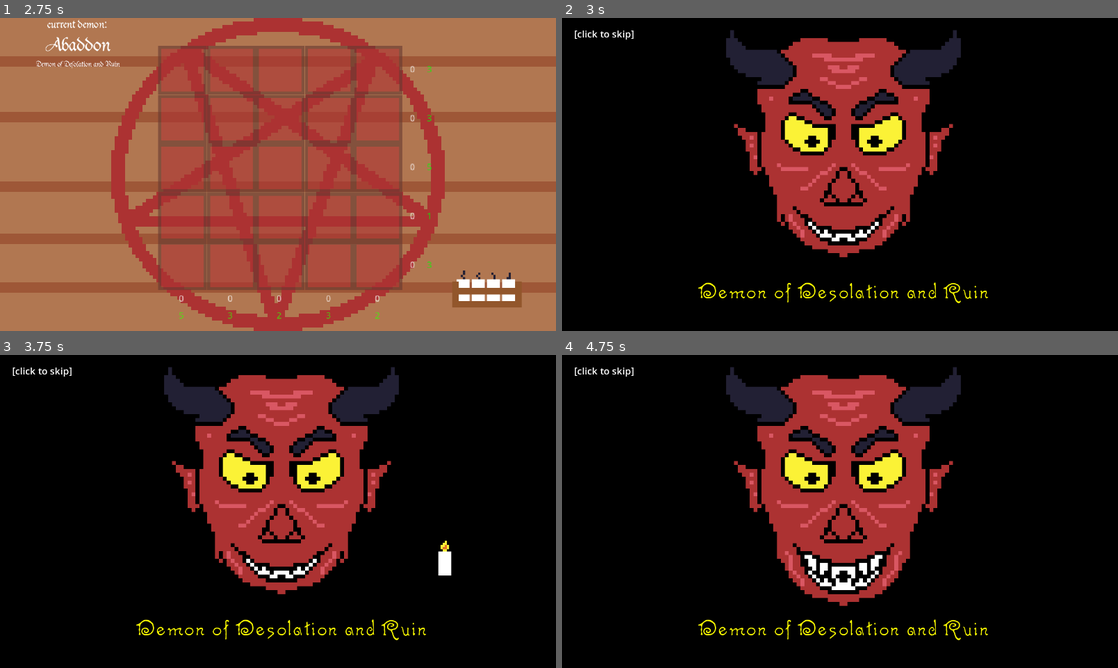
Above: before the commit, frames 1-4 (two rows, left to right).
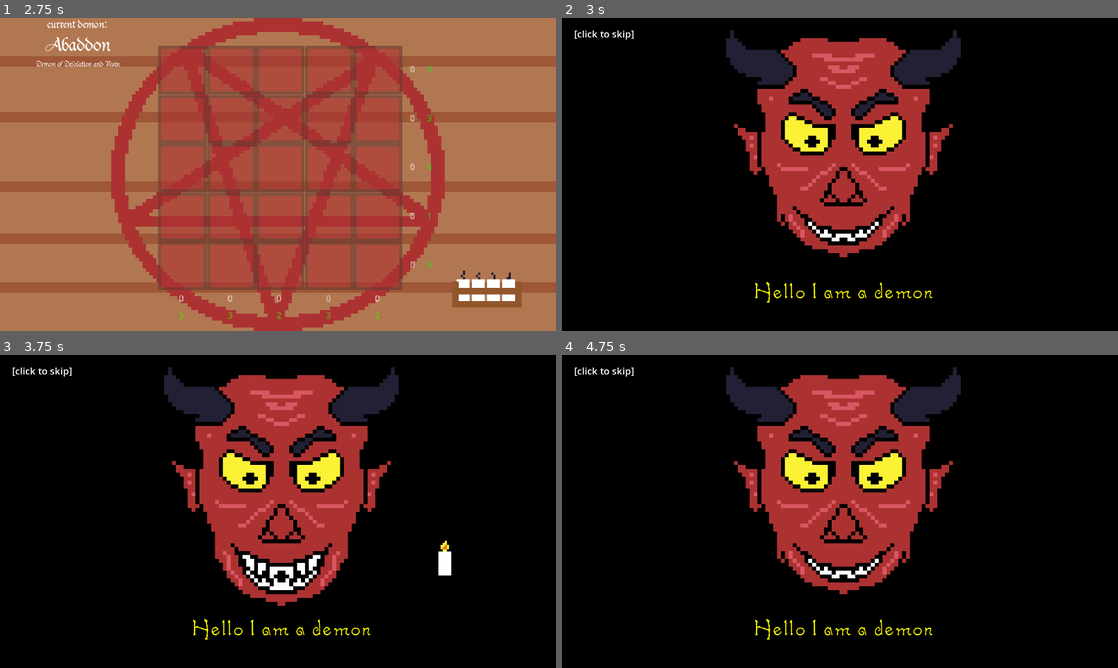
Above: after the commit, the same moments.

Repository: adrientremblay/ld55
Game: Godot game, scene res://scenes/title_screen.tscn
The game is run twice, just before and just after one commit, with the same random seed, the same clock (stepped at 60 frames per second) and the same inputs.
Inputs (mouse positions are in pixels of both pictures, inside the frame that each line leads up to):
- Up to frame 1 (2.75 s): tap Enter at 0.5, 1.25, 2 s; move the mouse to (400, 158) at 0.52 s; press the mouse at (400, 158) at 0.53 s; move the mouse to (166, 190) at 1.27 s; release the mouse at (166, 190) at 1.28 s; click (166, 190) at 1.35 s; move the mouse to (333, 105) at 2.02 s; press the mouse at (333, 105) at 2.03 s
- Up to frame 2 (3 s): tap Space (skip_level) at 2.75 s; move the mouse to (1051, 290) at 2.77 s; release the mouse at (1051, 290) at 2.78 s; click (1051, 290) at 2.85 s
- Up to frame 3 (3.75 s): tap Enter at 3.5 s; move the mouse to (444, 558) at 3.52 s; press the mouse at (444, 558) at 3.53 s
- Up to frame 4 (4.75 s): tap Space (skip_level) at 4.15 s; tap Enter at 4.25 s; move the mouse to (1006, 558) at 4.27 s; release the mouse at (1006, 558) at 4.28 s; click (1006, 558) at 4.35 s

Frame 1 is identical in both runs. In frame 2, 0.8% of the frame differs, in the area x 24-77%, y 84-92%; in frame 3, 2.8%, in the area x 24-77%, y 62-92%; in frame 4, 2.8%.

Commit message:
Give demons lines

Diff:
--- a/scenes/demon_scene.gd
+++ b/scenes/demon_scene.gd
@@ -1,5 +1,6 @@
 extends Control
 
+var demon: Demon
 
 # Called when the node enters the scene tree for the first time.
 func _ready() -> void:
@@ -7,4 +8,10 @@
 
 # Called every frame. 'delta' is the elapsed time since the previous frame.
 func _process(delta: float) -> void:
-	pass
+	if visible == false:
+		return
+
+func summon(demon: Demon):
+	self.demon = demon
+	self.visible = true
+	$SpeechBubble.text = demon.lines[0]
--- a/scenes/demon_scene.tscn
+++ b/scenes/demon_scene.tscn
@@ -55,7 +55,7 @@
 position = Vector2(648, 298)
 scale = Vector2(9, 9)
 sprite_frames = SubResource("SpriteFrames_2gw6p")
-frame_progress = 0.74984
+frame_progress = 0.437312
 
 [node name="SkipText" type="Label" parent="."]
 layout_mode = 1
--- a/scenes/main.gd
+++ b/scenes/main.gd
@@ -21,14 +21,14 @@
 	add_child(object)
 
 func make_levels():
-	demons_to_summon.append(Demon.new("Abaddon", "Demon of Desolation and Ruin", null, null))
-	demons_to_summon.append(Demon.new("Moloch", "Demon of Wrath and Violence", null, null))
-	demons_to_summon.append(Demon.new("Astaroth", "Demon of Vanity and Envy", null, null))
-	demons_to_summon.append(Demon.new("Belial", "Demon of Lawlessness and Corruption", null, null))
-	demons_to_summon.append(Demon.new("Lilith ", "Demon of Deception and Betrayal", null, null))
-	demons_to_summon.append(Demon.new("Leviathan", "Demon of Chaos and Destruction", null, null))
-	demons_to_summon.append(Demon.new("Beelzebub", "Demon of Gluttony and Excess", null, null))
-	demons_to_summon.append(Demon.new("Asmodeus", "Demon of Lust and Temptation", null, null))
+	demons_to_summon.append(Demon.new("Abaddon", "Demon of Desolation and Ruin", null, null, []))
+	demons_to_summon.append(Demon.new("Moloch", "Demon of Wrath and Violence", null, null, []))
+	demons_to_summon.append(Demon.new("Astaroth", "Demon of Vanity and Envy", null, null, []))
+	#demons_to_summon.append(Demon.new("Belial", "Demon of Lawlessness and Corruption", null, null, []))
+	#demons_to_summon.append(Demon.new("Lilith ", "Demon of Deception and Betrayal", null, null, []))
+	#demons_to_summon.append(Demon.new("Leviathan", "Demon of Chaos and Destruction", null, null, []))
+	#demons_to_summon.append(Demon.new("Beelzebub", "Demon of Gluttony and Excess", null, null))
+	#demons_to_summon.append(Demon.new("Asmodeus", "Demon of Lust and Temptation", null, null))
 
 func load_demon(demon: Demon):
 	demonNameLabel.text = demon.name
@@ -42,5 +42,4 @@
 
 func level_complete():
 	var demon = demons_to_summon[current_demon]
-	$DemonScene.visible = true
-	$DemonScene/SpeechBubble.text = demon.description
+	$DemonScene.summon(demon)
--- a/scripts/demon.gd
+++ b/scripts/demon.gd
@@ -4,12 +4,14 @@
 var description: String
 var cols: Array
 var rows: Array
+var lines: Array
 
 var rng = RandomNumberGenerator.new()
 
-func _init(name, description, cols, rows):
+func _init(name, description, cols, rows, lines):
 	self.name = name
 	self.description = description
+
 	if cols != null and rows != null:
 		self.cols = cols
 		self.rows = rows
@@ -17,6 +19,11 @@
 		var puzzle = generate_puzzle()
 		self.rows = puzzle[0]
 		self.cols = puzzle[1]
+
+	if lines.size() != 0:
+		self.lines = lines
+	else:
+		self.lines = ["Hello I am a demon"]
 
 func generate_puzzle():
 	var rows = [0,0,0,0,0]
